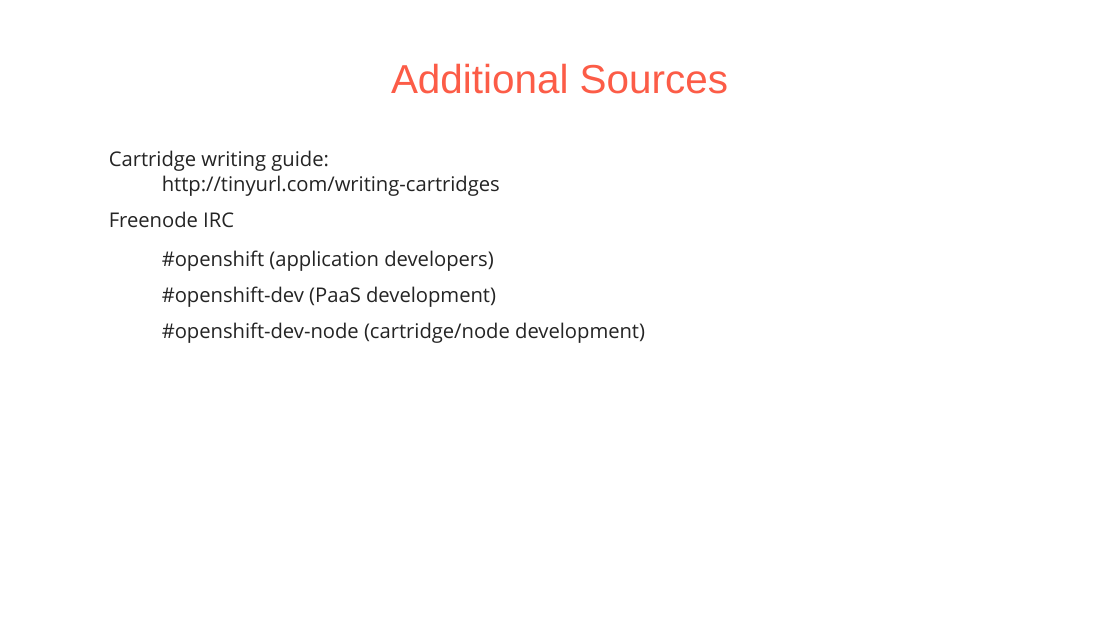
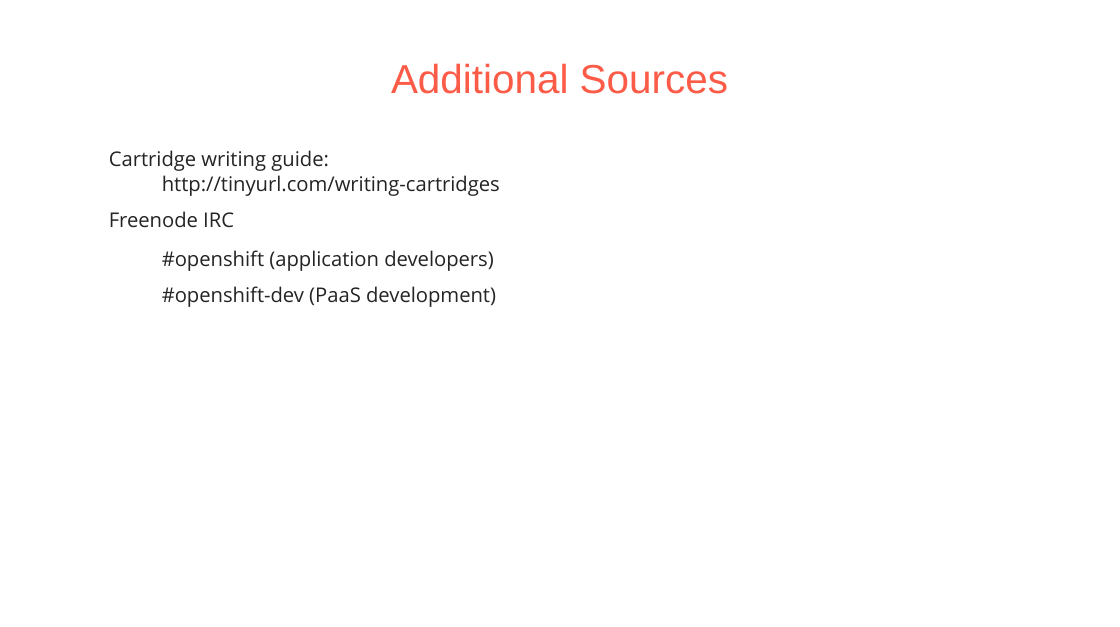
Before and after one commit to pmorie/presentations, a slide deck: slide 26 of devnation_openshift_cartridges.odp. Drawn at 1120x627 pixels with LibreOffice and Linux fonts; fonts in the diff are those of the drawing; background and template pictures are left out. Boxes give left, top, right and bottom in pixels: in the first picture for what was removed or moved away, otherwise in the second. Text is boxed around its words. In the diff, an @@ line names an element or a change of style, - is before the commit and + after.

```diff
--- a/devnation_openshift_cartridges.odp
+++ b/devnation_openshift_cartridges.odp
@@ text at (162,322,645,343): paragraph removed @@
-  − #openshift-dev-node (cartridge/node development)
```
Also in this commit, not shown: 13 other slides changed.
